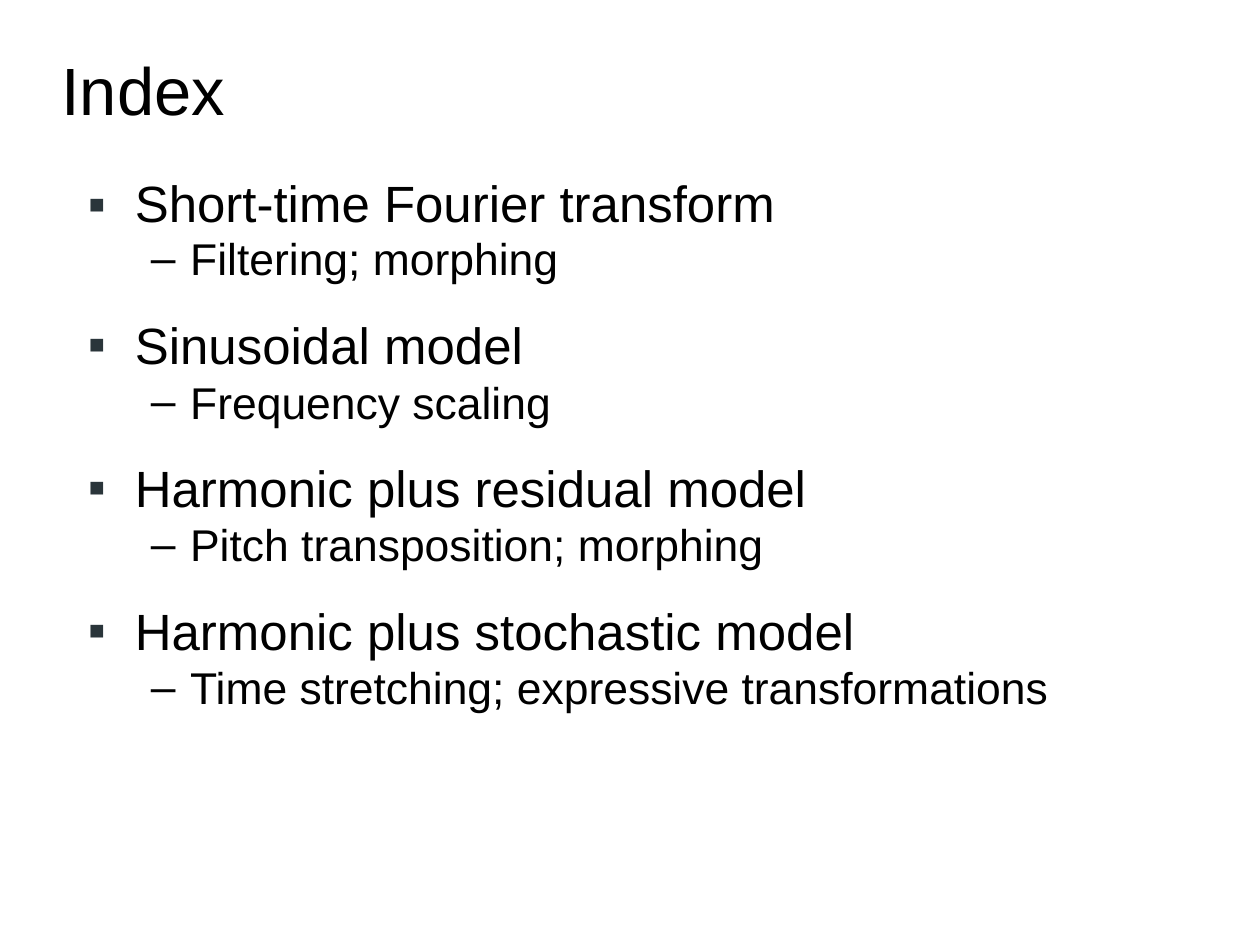
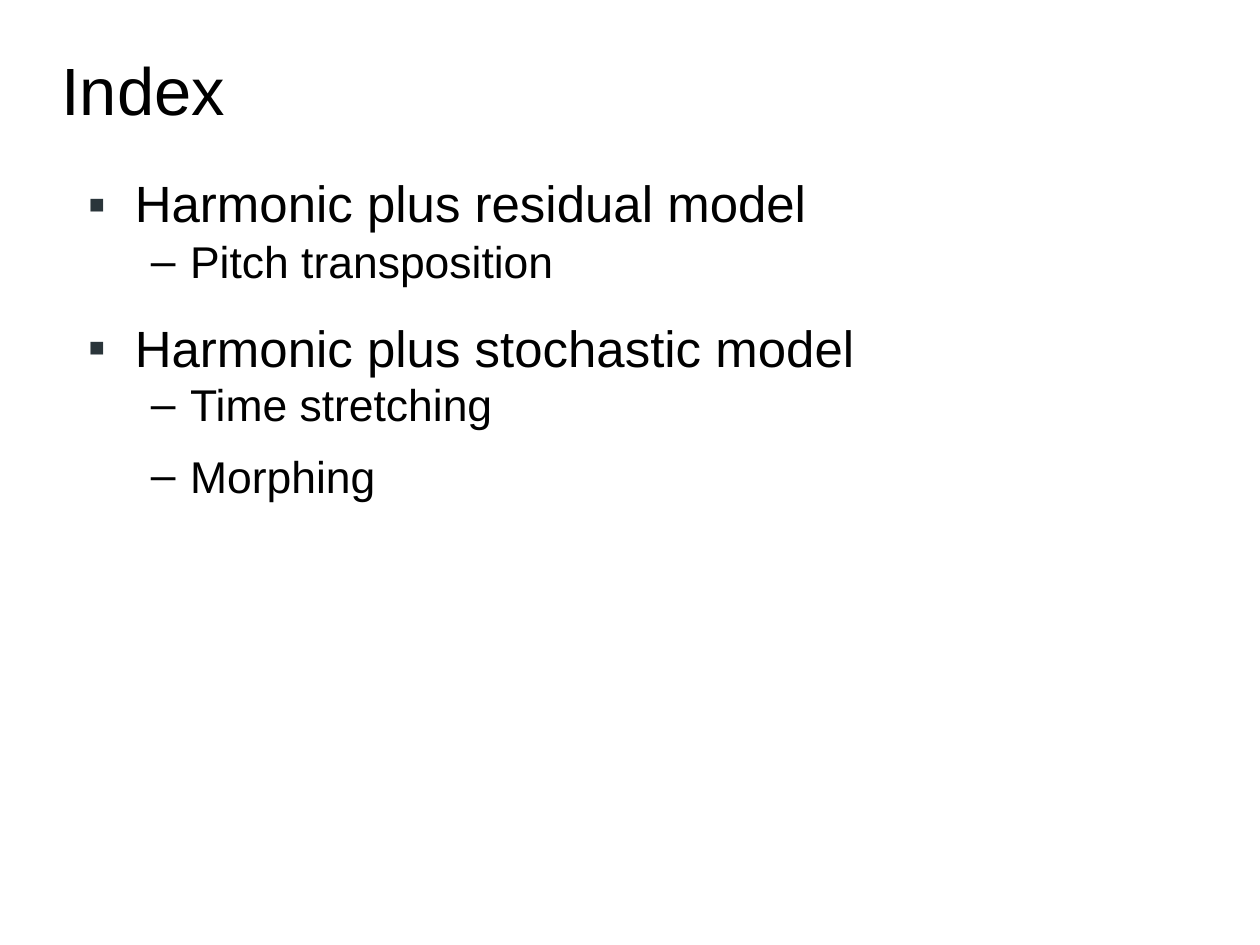
Before and after one commit to MTG/sms-tools, a slide deck: slide 2 of lectures/8-Sound-transformations/Sound-transformations-2.odp. Drawn at 1260x945 pixels with LibreOffice and Linux fonts; fonts in the diff are those of the drawing. Boxes give left, top, right and bottom in pixels: in the first picture for what was removed or moved away, otherwise in the second. Text is boxed around its words. In the diff, an @@ line names an element or a change of style, - is before the commit and + after.

```diff
--- a/lectures/8-Sound-transformations/Sound-transformations-2.odp
+++ b/lectures/8-Sound-transformations/Sound-transformations-2.odp
@@ text at box(135, 185, 775, 428): paragraphs removed @@
-▪ Short-time Fourier transform
-  – Filtering; morphing
-▪ Sinusoidal model
-  – Frequency scaling
@@ text at box(135, 185, 806, 233): line spacing 1 to 0.95 @@
@@ text at box(190, 245, 553, 288): text changed @@
-  – Pitch transposition; morphing
+  – Pitch transposition
@@ text at box(190, 388, 493, 502): text changed @@
-  – Time stretching; expressive transformations
+  – Time stretching
+  – Morphing
```
Also in this commit, not shown: 2 other slides changed, 2 slides added, 13 slides removed, 17 other files.
